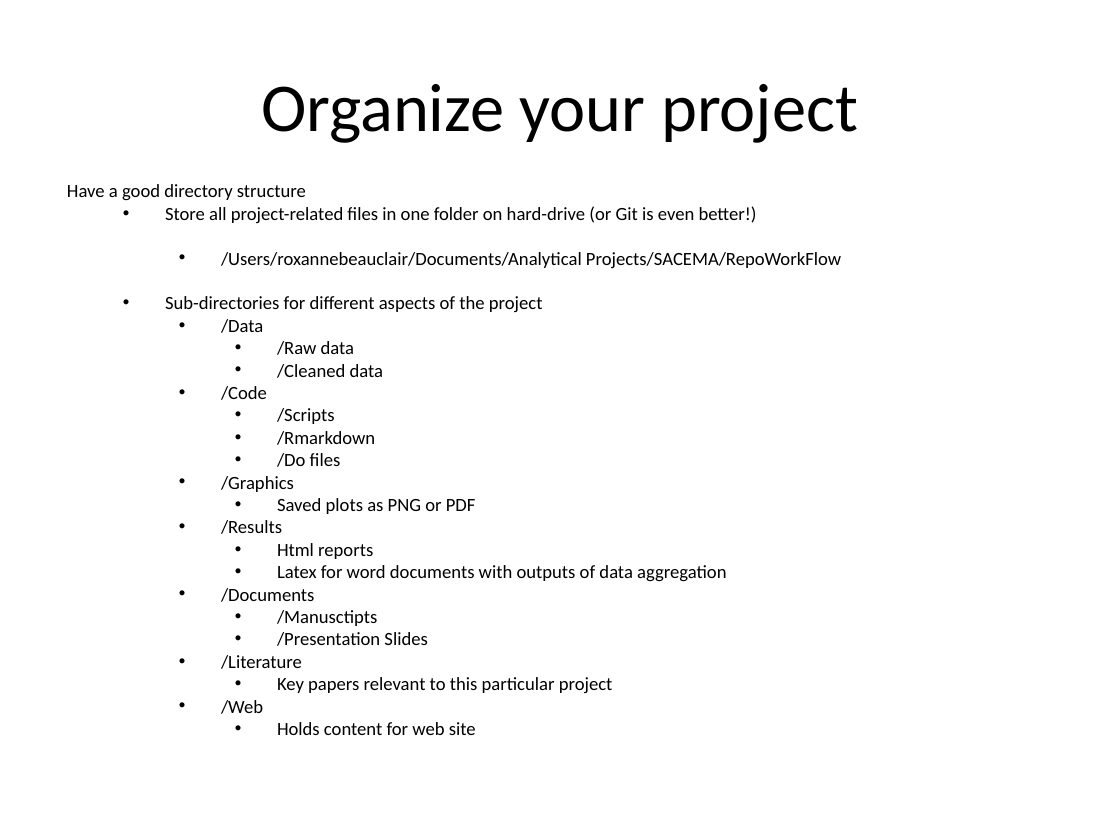
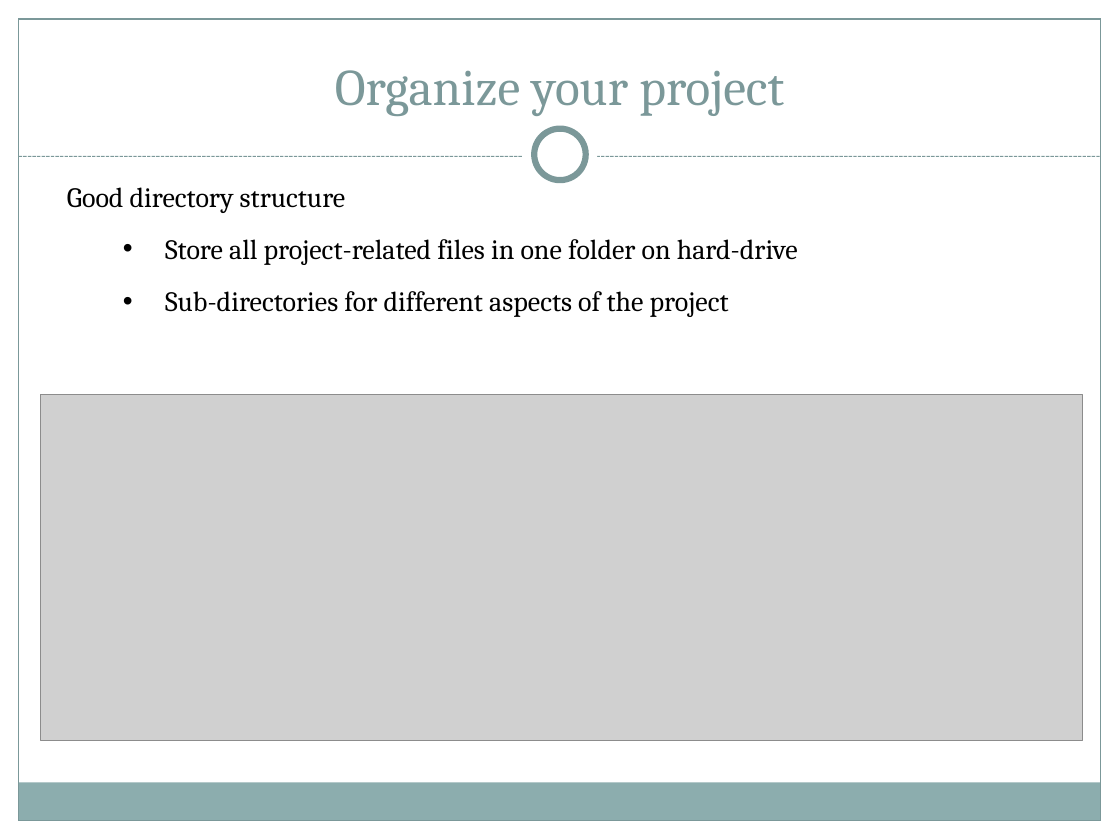
Before and after one commit to roxannebeauclair/RepoWorkFlow, a slide deck: slide 4 of Documents/Presentation Slides/Reproducible reports Delva Group Seminar 29 Feb to 04 March.pptx (slide 3 before the commit). Drawn at 1120x840 pixels with LibreOffice and Linux fonts; fonts in the diff are those of the drawing; grey boxes stand for pictures. Boxes give left, top, right and bottom in pixels: in the first picture for what was removed or moved away, otherwise in the second. Text is boxed around its words. In the diff, an @@ line names an element or a change of style, - is before the commit and + after.

Commit message:
Initiated scripts for project

```diff
--- a/Documents/Presentation Slides/Reproducible reports Delva Group Seminar 29 Feb to 04 March.pptx
+++ b/Documents/Presentation Slides/Reproducible reports Delva Group Seminar 29 Feb to 04 March.pptx
@@ rectangle added at [0,0,1120,170], fill #FFFFFF @@
@@ rectangle added at [0,0,19,840], fill #FFFFFF @@
@@ rectangle added at [19,19,1101,821], outline #7C999A 0.75 pt @@
@@ title "Organize your project": place and size @@
-title "Organize your project" at [261,84,858,143]
+title "Organize your project" at [335,70,784,116]
@@ title "Organize your project" at [335,70,784,116]: size 44 to 33 pt, font Calibri to Cambria, text colour #000000 to #7C999A; vertical alignment middle to bottom @@
@@ rectangle added at [1101,0,1120,840], fill #FFFFFF @@
@@ ellipse added at [523,118,598,193], fill #FFFFFF @@
@@ ellipse added at [534,129,586,180], fill #FFFFFF, outline #7C999A 4 pt @@
@@ line added from (19, 157) to (1101, 157), #7C999A 0.75 pt dashed @@
@@ text at [67,187,798,265]: text changed; size 12 to 18 pt; font Calibri to Cambria @@
-Have a good directory structure
-  • Store all project-related files in one folder on hard-drive (or Git is even better!)
-    • /Users/roxannebeauclair/Documents/Analytical Projects/SACEMA/RepoWorkFlow
+Good directory structure
+  • Store all project-related files in one folder on hard-drive
@@ text at [165,291,729,317]: size 12 to 18 pt, font Calibri to Cambria in "Sub-directories for different aspects of the project"; more space between paragraphs @@
@@ text at [221,319,726,735]: paragraphs removed @@
-    • /Data
-      • /Raw data
-      • /Cleaned data
-    • /Code
-      • /Scripts
-      • /Rmarkdown
-      • /Do files
-    • /Graphics
-      • Saved plots as PNG or PDF
-    • /Results
-      • Html reports
-      • Latex for word documents with outputs of data aggregation
-    • /Documents
-      • /Manusctipts
-      • /Presentation Slides
-    • /Literature
-      • Key papers relevant to this particular project
-    • /Web
-      • Holds content for web site
@@ picture added at [40,394,1082,740] @@
@@ rectangle added at [18,783,1100,821], fill #8CADAE @@
```
Also in this commit, not shown: 13 other slides changed, 14 slides added, 2 slides removed, 7 other files.
